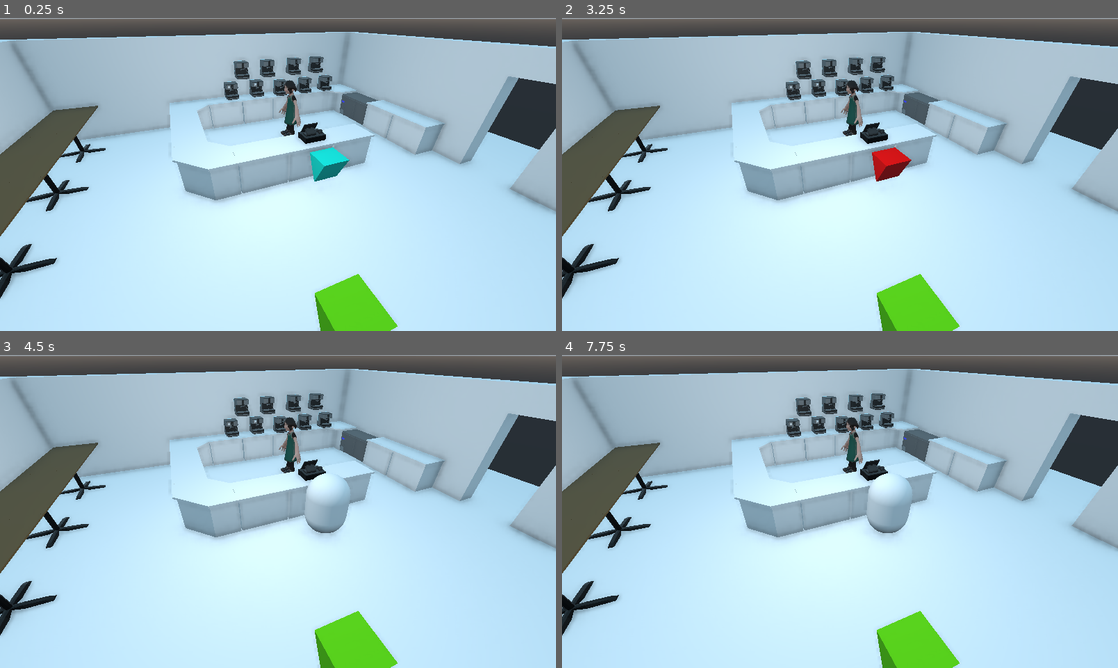
Above: before the commit, frames 1-4 (two rows, left to right).
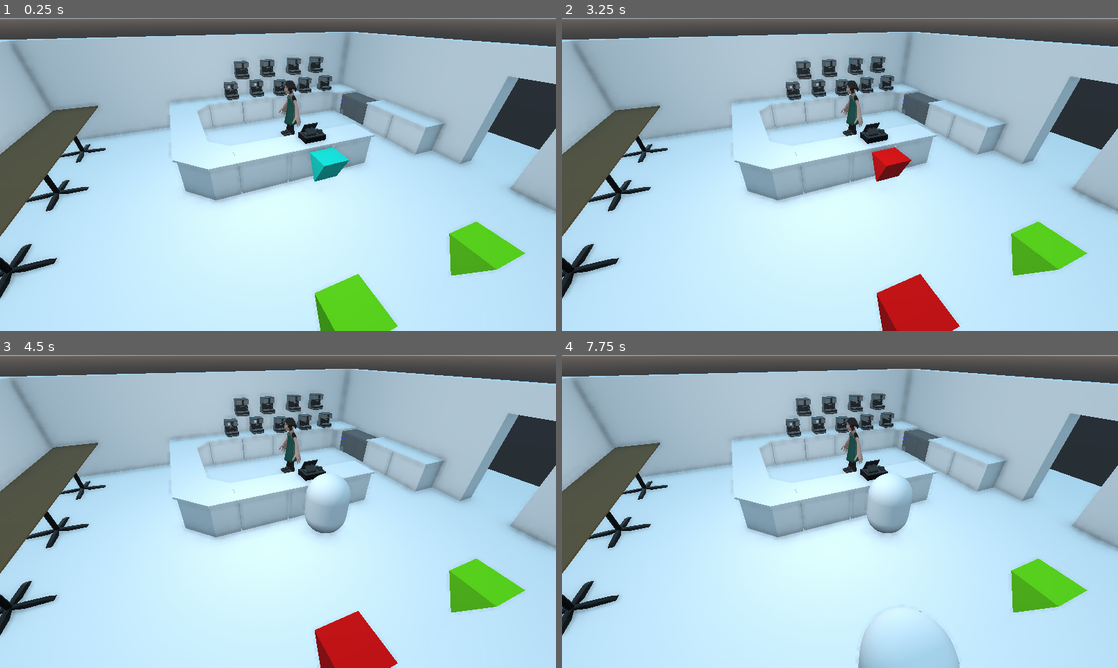
Above: after the commit, the same moments.

Repository: outfrost/ld49
Game: Godot game, scene res://level/CafeNavmesh.tscn
Two runs of this game, one before a commit and one after it. Both use one fixed random seed, a clock stepped at 60 frames per second and the inputs below. This scene is started directly instead of the project's main scene.
Inputs (mouse positions are in pixels of both pictures, inside the frame that each line leads up to):
- Up to frame 1 (0.25 s): no input
- Up to frame 2 (3.25 s): tap Enter at 0.5, 2.75 s; move the mouse to (962, 158) at 0.52 s; tap Mouse wheel up (zoom_in) at 0.6, 2.1 s; click (962, 158) at 0.67 s; move the mouse to (728, 190) at 1.27 s; tap Mouse wheel down (zoom_out) at 1.35, 2.85 s; click (728, 190) at 1.42 s; tap Space at 2 s; move the mouse to (895, 105) at 2.02 s; click (895, 105) at 2.17 s; move the mouse to (812, 237) at 2.77 s; click (812, 237) at 2.92 s
- Up to frame 3 (4.5 s): tap Space at 3.5 s; move the mouse to (444, 558) at 3.52 s; tap Mouse wheel up (zoom_in) at 3.6 s; click (444, 558) at 3.67 s; move the mouse to (111, 464) at 4.27 s; tap Mouse wheel down (zoom_out) at 4.35 s; click (111, 464) at 4.42 s
- Up to frame 4 (7.75 s): tap Enter at 5 s; move the mouse to (867, 511) at 5.02 s; tap Mouse wheel up (zoom_in) at 5.1, 6.6 s; click (867, 511) at 5.17 s; tap Space at 5.75 s; move the mouse to (756, 433) at 5.77 s; tap Mouse wheel down (zoom_out) at 5.85, 7.35 s; click (756, 433) at 5.92 s; move the mouse to (962, 495) at 6.52 s; click (962, 495) at 6.67 s; move the mouse to (728, 527) at 7.27 s; click (728, 527) at 7.42 s

The runs differ from the first frame. In frame 1, 1.5% of the frame differs, in the area x 80-95%, y 65-83%; in frame 2, 3.3%; in frame 3, 3.3%; in frame 4, 3.7%, in the area x 53-95%, y 65-100%.
Error in both runs: Invalid get index 'is_running' (on base: 'null instance'). (res://game/CameraPosition.gd:40)

Commit message:
Fixed customer getting inside and allocating a table

Diff:
--- a/game/customer/GenericCustomer.gd
+++ b/game/customer/GenericCustomer.gd
@@ -50,7 +50,6 @@
 			i.set_busy(true)
 			allocated_spot = i
 			return i
-			break
 	#Did not find spot
 	return null
 
@@ -76,6 +75,9 @@
 	return target
 
 func go_waiting_spot()->void:
+	if allocated_spot != null:
+		if allocated_spot.is_in_group(spots_collection.spot_names[spots_collection.waiting_spot]):
+			return
 	target = _get_and_allocate_spot(spots_collection.spot_names[spots_collection.waiting_spot])
 	move_to(target)
 
@@ -137,10 +139,7 @@
 					current_state = states.idle
 				else:
 					current_state = states.waiting_to_order
-
 				emit_signal("started_idling")
-				if target.is_in_group(spots_collection.spot_names[spots_collection.drinking_spot]):
-					current_state = states.waiting_to_order
 				if target.is_in_group("exit_spot"):
 					emit_signal("despawning", self)
 					call_deferred("queue_free")
@@ -148,6 +147,10 @@
 				if max_waiting_timer.is_stopped():
 					#Barista interaction should change state to waiting_for_order, or the timeout will and the customer will get very angry and go away
 					max_waiting_timer.start()
+				#If the customer is waiting to ask for order, it will wait for the ask_spot to be free
+				if allocated_spot != null:
+					if not allocated_spot.is_in_group(spots_collection.spot_names[spots_collection.ask_food_spot]):
+						go_ask_for_food_spot()
 			states.waiting_for_order:
 				if max_waiting_timer.is_stopped():
 					#Restart timer
--- a/level/CafeNavmesh.tscn
+++ b/level/CafeNavmesh.tscn
@@ -27,7 +27,10 @@
 [node name="DrinkingSpot" parent="Navigation" index="0" instance=ExtResource( 3 )]
 transform = Transform( 0.29619, 0, 0, 0, 0.29619, 0, 0, 0, 0.29619, 2.98147, 0.735948, 0.38408 )
 
-[node name="NavigationMeshInstance" type="NavigationMeshInstance" parent="Navigation" index="1"]
+[node name="DrinkingSpot2" parent="Navigation" index="1" instance=ExtResource( 3 )]
+transform = Transform( 0.29619, 0, 0, 0, 0.29619, 0, 0, 0, 0.29619, 2.98147, 0.735948, -1.77584 )
+
+[node name="NavigationMeshInstance" type="NavigationMeshInstance" parent="Navigation" index="2"]
 visible = false
 navmesh = SubResource( 1 )
 
@@ -70,20 +73,20 @@
 mesh = SubResource( 4 )
 material/0 = null
 
-[node name="CustomerSpawner" parent="Navigation" index="2" instance=ExtResource( 4 )]
+[node name="CustomerSpawner" parent="Navigation" index="3" instance=ExtResource( 4 )]
 customer_scenes = [ ExtResource( 5 ) ]
 
-[node name="SpawnSpot" parent="Navigation" index="3" instance=ExtResource( 2 )]
+[node name="SpawnSpot" parent="Navigation" index="4" instance=ExtResource( 2 )]
 transform = Transform( 0.623337, 0, 0, 0, 1, 0, 0, 0, 0.459076, 9.79864, 1.67883, 19.1289 )
 
-[node name="SpawnSpot2" parent="Navigation" index="4" instance=ExtResource( 2 )]
+[node name="SpawnSpot2" parent="Navigation" index="5" instance=ExtResource( 2 )]
 transform = Transform( 0.623337, 0, 0, 0, 1, 0, 0, 0, 0.459076, -10.1762, 1.67883, 19.1289 )
 
-[node name="SpawnSpot3" parent="Navigation" index="5" instance=ExtResource( 2 )]
+[node name="SpawnSpot3" parent="Navigation" index="6" instance=ExtResource( 2 )]
 transform = Transform( 0.623337, 0, 0, 0, 1, 0, 0, 0, 0.459076, -6.79502, 1.67883, 36.345 )
 
-[node name="ExitSpot" parent="Navigation" index="6" instance=ExtResource( 6 )]
+[node name="ExitSpot" parent="Navigation" index="7" instance=ExtResource( 6 )]
 transform = Transform( 1, 0, 0, 0, 1, 0, 0, 0, 1, 0, 0, 34.6198 )
 
-[node name="AskFoodSpot" parent="Navigation" index="7" instance=ExtResource( 7 )]
+[node name="AskFoodSpot" parent="Navigation" index="8" instance=ExtResource( 7 )]
 transform = Transform( 0.326376, 0, 0, 0, 0.326376, 0, 0, 0, 0.326376, 0, 0.549713, -1.28215 )
